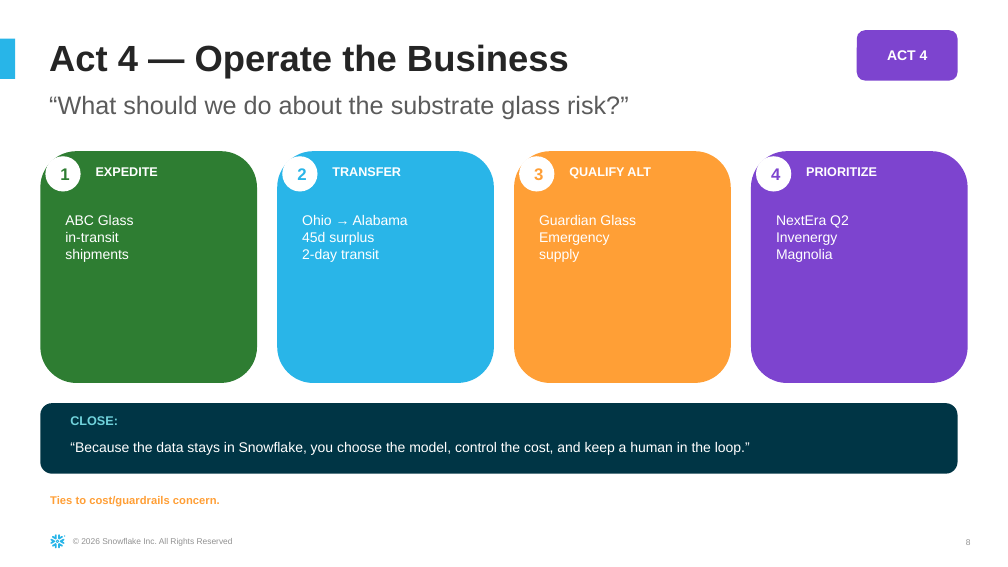
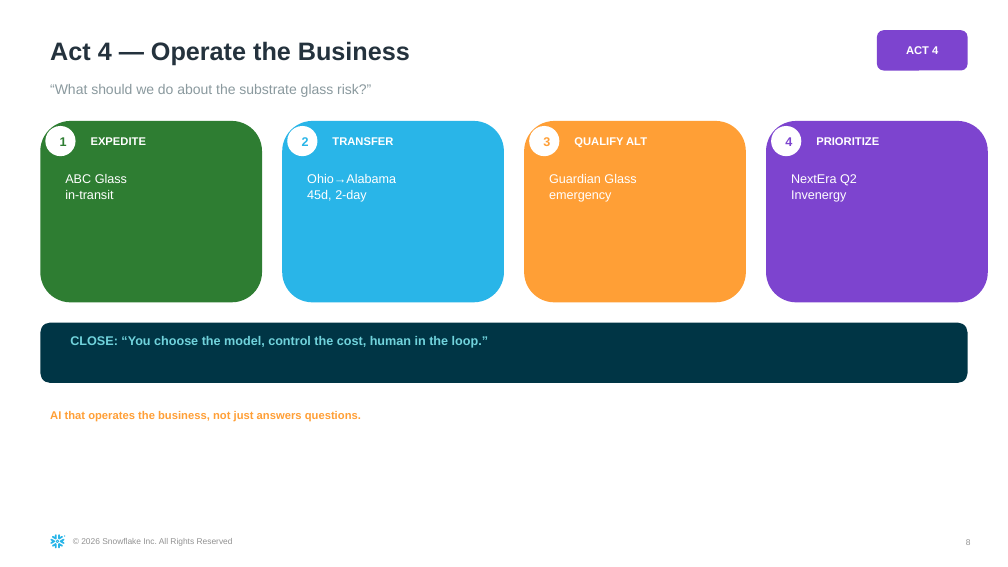
Before and after one commit to sfc-gh-sdickson/First-Solar, a slide deck: slide 8 of docs/First_Solar_Demo_Narrative.pptx. Drawn at 1008x567 pixels with LibreOffice and Linux fonts; fonts in the diff are those of the drawing. Boxes give left, top, right and bottom in pixels: in the first picture for what was removed or moved away, otherwise in the second. Text is boxed around its words. In the diff, an @@ line names an element or a change of style, - is before the commit and + after.

Commit message:
Fix PPTX: eliminate Click-to-add boxes, fix text sizing
Uses Blank layout (layout 19) for all content slides - zero empty
placeholders means no "Click to add" text anywhere. All font sizes
reduced (7-10pt body, 18pt titles) to fit within 10x5.62 dimensions.
Only Cover, Quote, Divider, and Thank You use template layouts with
all their placeholders properly filled.

.... Generated with [Cortex Code](https://docs.snowflake.com/en/user-guide/cortex-code/cortex-code)

```diff
--- a/docs/First_Solar_Demo_Narrative.pptx
+++ b/docs/First_Solar_Demo_Narrative.pptx
@@ rectangle removed at [0,38,15,79] @@
@@ text "Act 4 — Operate the ..." at [50,41,410,66]: size 26 to 18 pt, text colour #252525 to #24323D; line spacing 0.85 to 1 @@
@@ rounded rectangle "ACT 4": place and size @@
-rounded rectangle "ACT 4" at [857,30,958,81]
+rounded rectangle "ACT 4" at [877,30,968,71]
@@ rounded rectangle "ACT 4" at [877,30,968,71]: size 10 to 8 pt @@
@@ text "“What should we do about ...": place and size @@
-text "“What should we do about ..." at [49,95,629,119]
+text "“What should we do about ..." at [50,84,371,97]
@@ text "“What should we do about ..." at [50,84,371,97]: size 18 to 10 pt, text colour #5B5B5B to #8A999E; line spacing 1.14 to 1 @@
@@ rounded rectangle: place and size @@
-rounded rectangle at [40,151,257,383]
+rounded rectangle at [40,121,262,302]
@@ ellipse "1": place and size @@
-ellipse "1" at [45,156,81,192]
+ellipse "1" at [45,126,76,156]
@@ text "EXPEDITE": place and size @@
-text "EXPEDITE" at [96,167,158,176]
+text "EXPEDITE" at [91,137,146,145]
@@ rounded rectangle: place and size @@
-rounded rectangle at [277,151,494,383]
+rounded rectangle at [282,121,504,302]
@@ ellipse "2": place and size @@
-ellipse "2" at [282,156,318,192]
+ellipse "2" at [287,126,318,156]
@@ text "TRANSFER": place and size @@
-text "TRANSFER" at [332,167,401,176]
+text "TRANSFER" at [332,137,393,145]
@@ rounded rectangle: place and size @@
-rounded rectangle at [514,151,731,383]
+rounded rectangle at [524,121,746,302]
@@ ellipse "3": place and size @@
-ellipse "3" at [519,156,554,192]
+ellipse "3" at [529,126,559,156]
@@ text "QUALIFY ALT": place and size @@
-text "QUALIFY ALT" at [569,167,651,179]
+text "QUALIFY ALT" at [574,137,647,147]
@@ rounded rectangle: place and size @@
-rounded rectangle at [751,151,968,383]
+rounded rectangle at [766,121,988,302]
@@ size 12 to 9 pt in 4 elements at [45,126,76,156], [287,126,318,156], [529,126,559,156], [771,126,801,156] @@
@@ ellipse "4": place and size @@
-ellipse "4" at [756,156,791,192]
+ellipse "4" at [771,126,801,156]
@@ size 9 to 8 pt in 4 elements at [91,137,146,145], [332,137,393,145], [574,137,647,147], [816,137,879,145] @@
@@ text "PRIORITIZE": place and size @@
-text "PRIORITIZE" at [806,167,877,176]
+text "PRIORITIZE" at [816,137,879,145]
@@ text at [65,174,127,199]: text changed; size 10 to 9 pt @@
-ABC Glass
-in-transit
-shipments
+ABC Glass
+in-transit
@@ text at [307,174,396,202]: text changed; size 10 to 9 pt @@
-Ohio → Alabama
-45d surplus
-2-day transit
+Ohio→Alabama
+45d, 2-day
@@ text at [549,174,636,202]: text changed; size 10 to 9 pt @@
-Guardian Glass
-Emergency
-supply
+Guardian Glass
+emergency
@@ text at [791,174,857,202]: text changed; size 10 to 9 pt @@
-NextEra Q2
-Invenergy
-Magnolia
+NextEra Q2
+Invenergy
@@ rounded rectangle: place and size @@
-rounded rectangle at [40,403,958,474]
+rounded rectangle at [40,323,968,383]
@@ text at [70,336,488,348]: text changed @@
-CLOSE:
+CLOSE: “You choose the model, control the cost, human in the loop.”
@@ text at [50,411,361,421]: text changed; size 10 to 8 pt; text colour #FFFFFF to #FF9F36; bold on @@
-“Because the data stays in Snowflake, you choose the model, control the cost, and keep a human in the loop.”
+AI that operates the business, not just answers questions.
@@ text removed at [50,496,220,507] @@
-Ties to cost/guardrails concern.
```
Also in this commit, not shown: 10 other slides changed, 1 slide added, 1 slide removed.
